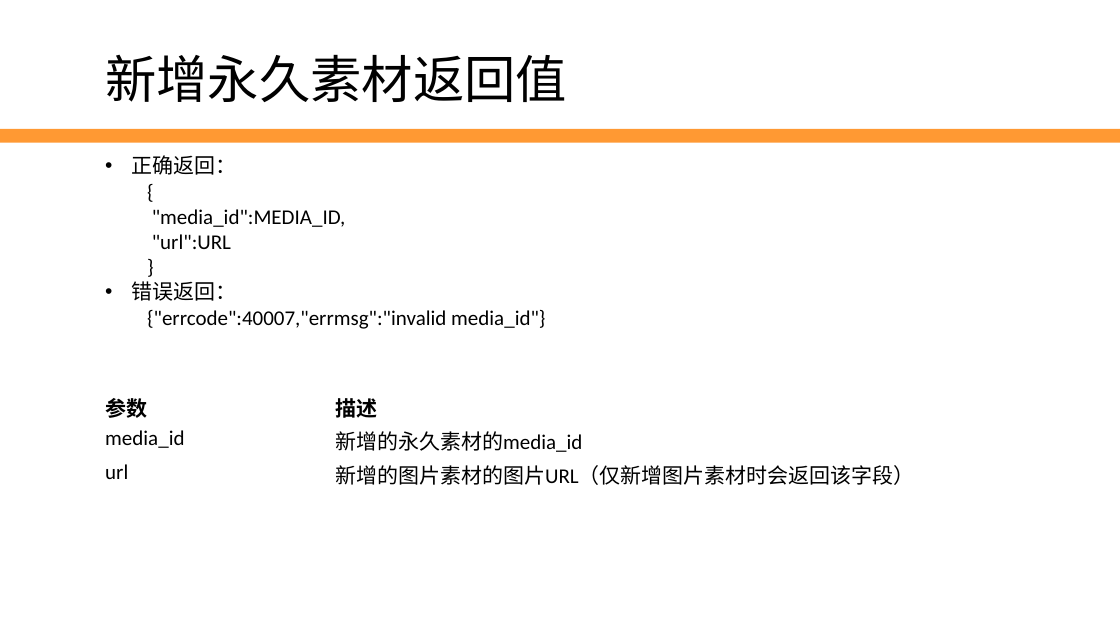
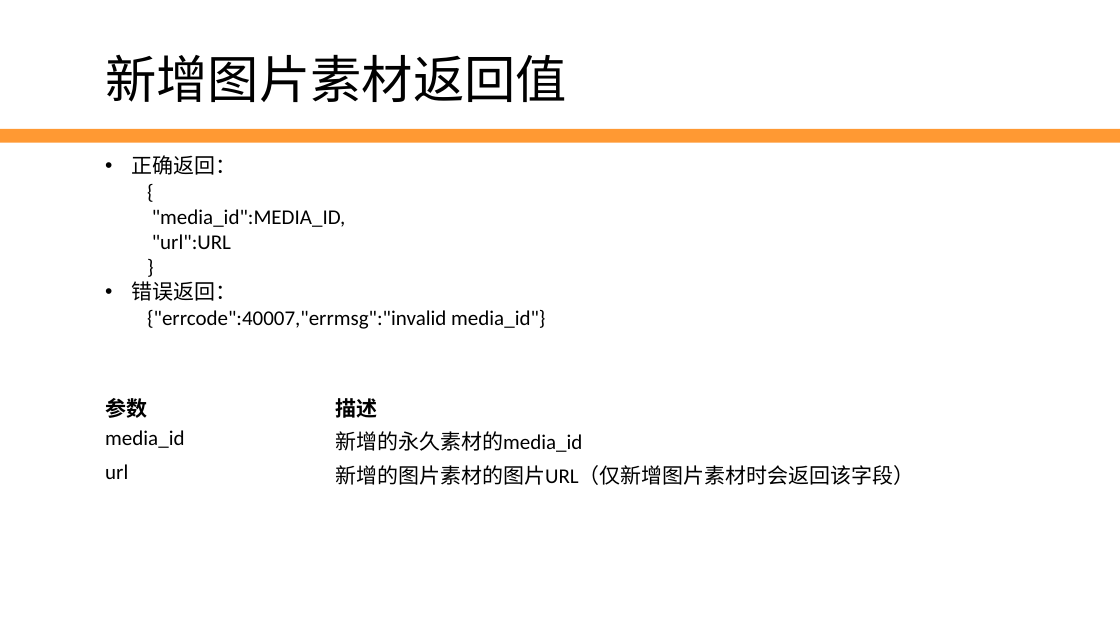
Before and after one commit to edu2act/2017-2018_1st_Wechat_Web_Programming, a slide deck: slide 12 of 第7讲 素材与图文消息.pptx. Drawn at 1120x630 pixels with LibreOffice and Linux fonts; fonts in the diff are those of the drawing; background and template pictures are left out. Boxes give left, top, right and bottom in pixels: in the first picture for what was removed or moved away, otherwise in the second. Text is boxed around its words. In the diff, an @@ line names an element or a change of style, - is before the commit and + after.

```diff
--- a/第7讲 素材与图文消息.pptx
+++ b/第7讲 素材与图文消息.pptx
@@ text at [105,54,567,102]: text changed @@
-新增永久素材返回值
+新增图片素材返回值
```
Also in this commit, not shown: 9 other slides changed, 3 slides added, 10 slides removed, 1 other file.
